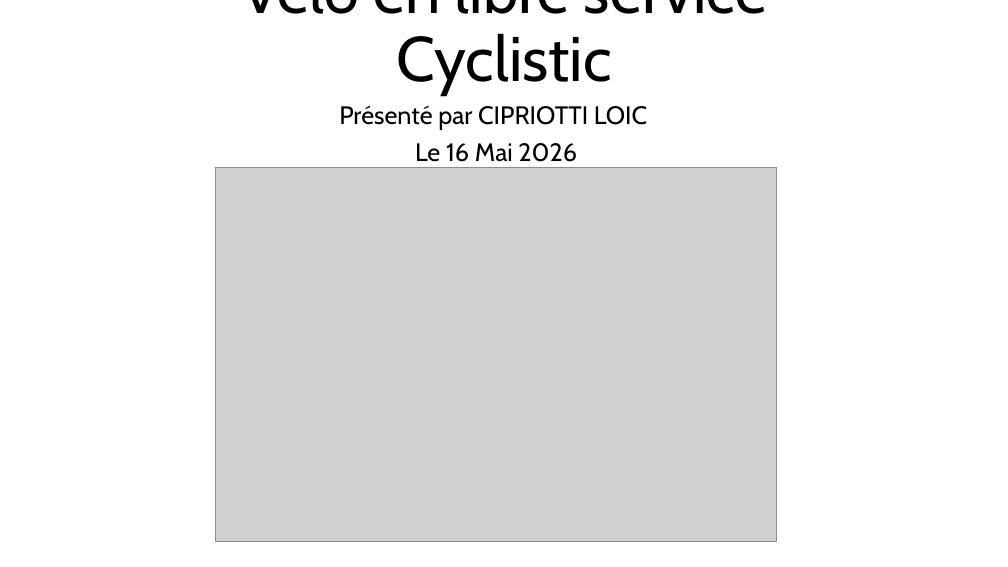
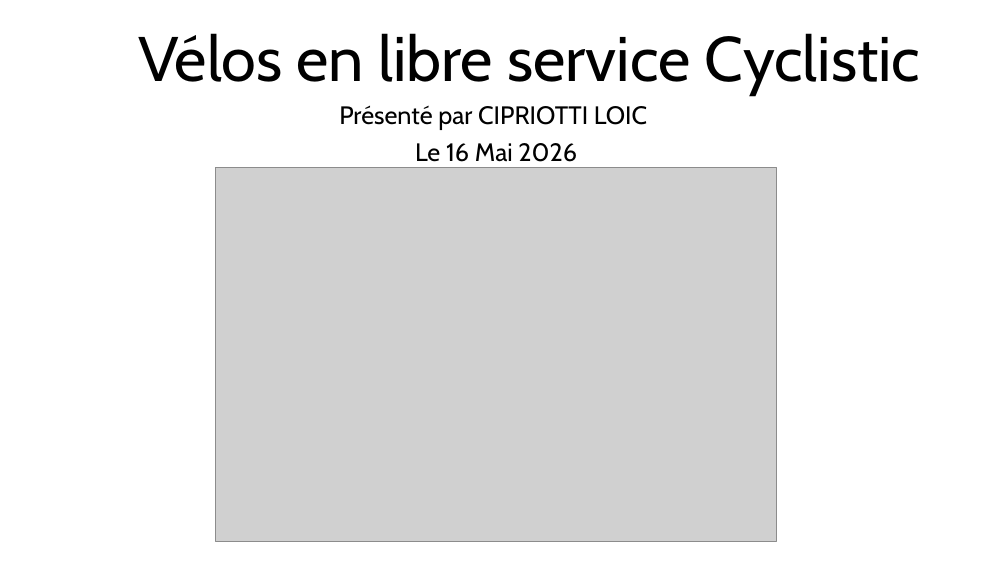
Before and after one commit to Loic0427/Data_etudes_de_cas, a slide deck: slide 1 of Velo en libre service/Etude_de_cas_cyclistic.pptx. Drawn at 1008x567 pixels with LibreOffice and Linux fonts; fonts in the diff are those of the drawing; grey boxes stand for pictures. Boxes give left, top, right and bottom in pixels: in the first picture for what was removed or moved away, otherwise in the second. Text is boxed around its words. In the diff, an @@ line names an element or a change of style, - is before the commit and + after.

```diff
--- a/Velo en libre service/Etude_de_cas_cyclistic.pptx
+++ b/Velo en libre service/Etude_de_cas_cyclistic.pptx
@@ title at bbox=[138, 33, 921, 95]: text changed @@
-Vélo en libre service Cyclistic
+Vélos en libre service Cyclistic
```
Also in this commit, not shown: 6 other slides changed, 1 other file.
